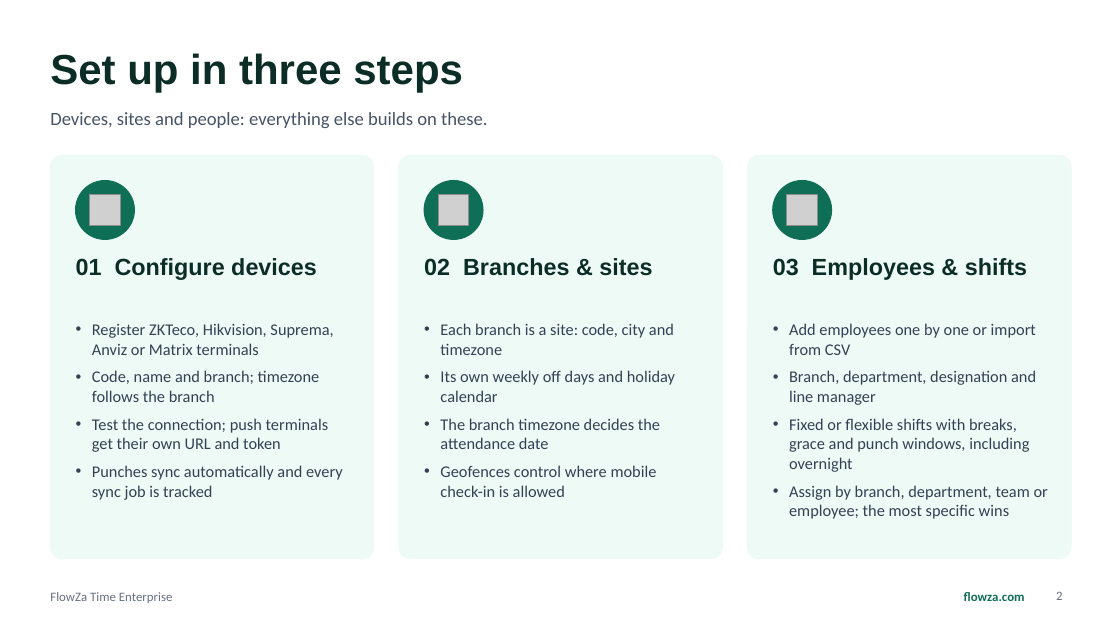
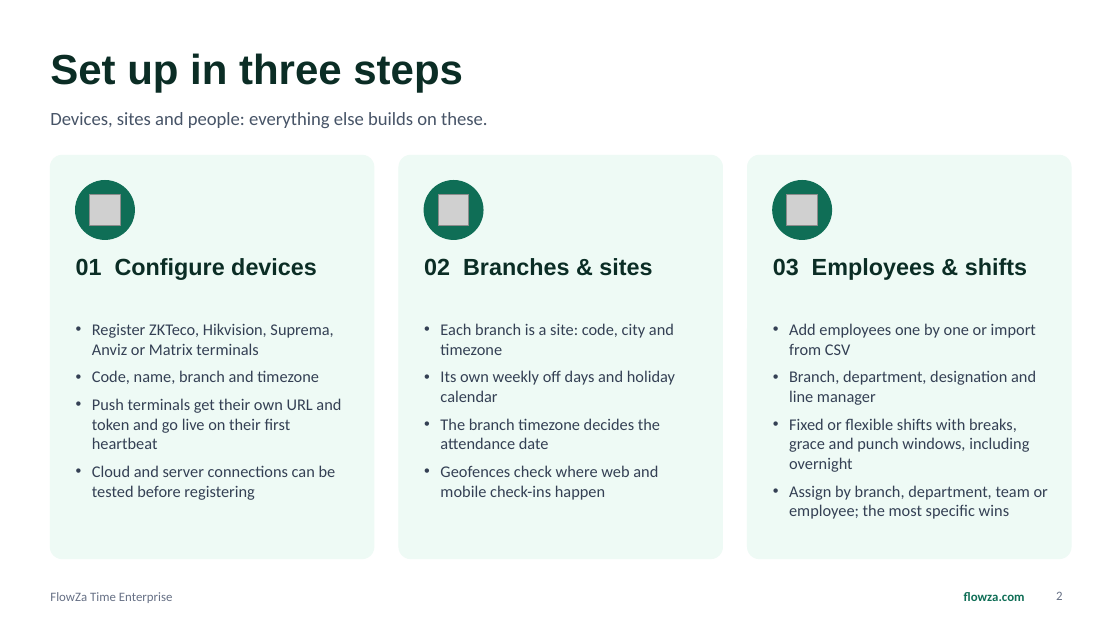
Before and after one commit to devflowza/Flowza-Time, a slide deck: slide 2 of docs/media/walkthrough/FlowZa-Time-Enterprise.pptx. Drawn at 1120x630 pixels with LibreOffice and Linux fonts; fonts in the diff are those of the drawing; grey boxes stand for pictures. Boxes give left, top, right and bottom in pixels: in the first picture for what was removed or moved away, otherwise in the second. Text is boxed around its words. In the diff, an @@ line names an element or a change of style, - is before the commit and + after.

```diff
--- a/docs/media/walkthrough/FlowZa-Time-Enterprise.pptx
+++ b/docs/media/walkthrough/FlowZa-Time-Enterprise.pptx
@@ text at (x1=92, y1=370, x2=341, y2=500): text changed @@
-• Code, name and branch; timezone follows the branch
-• Test the connection; push terminals get their own URL and token
-• Punches sync automatically and every sync job is tracked
+• Code, name, branch and timezone
+• Push terminals get their own URL and token and go live on their first heartbeat
+• Cloud and server connections can be tested before registering
@@ text at (x1=440, y1=465, x2=658, y2=500): text changed @@
-• Geofences control where mobile check-in is allowed
+• Geofences check where web and mobile check-ins happen
```
Also in this commit, not shown: 3 other slides changed, 13 other files.
